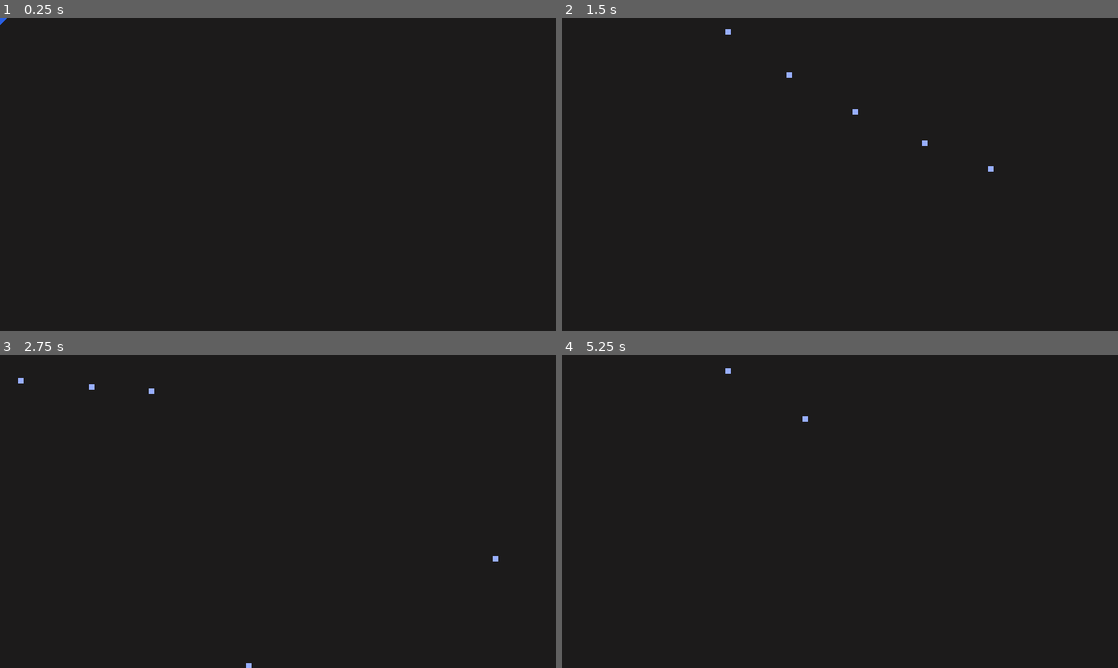
Above: before the commit, frames 1-4 (two rows, left to right).
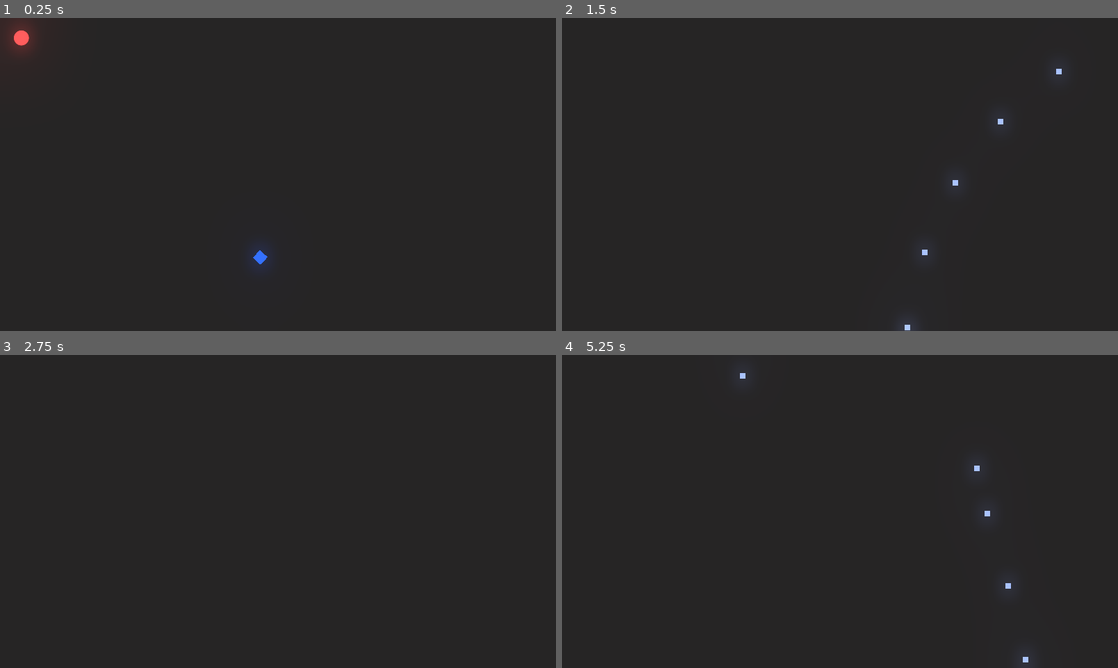
Above: after the commit, the same moments.

Repository: Talamander/unexpected-jam
Game: Godot game, scene res://Level/Arena.tscn
The game is run twice, just before and just after one commit, with the same random seed, the same clock (stepped at 60 frames per second) and the same inputs.
Inputs (mouse positions are in pixels of both pictures, inside the frame that each line leads up to):
- Up to frame 1 (0.25 s): no input
- Up to frame 2 (1.5 s): move the mouse to (962, 158) at 0.52 s; press the mouse at (962, 158) at 0.53 s; hold Right (ui_right) 0.53-1.28 s; move the mouse to (728, 190) at 1.27 s; release the mouse at (728, 190) at 1.28 s; hold Down (ui_down) from 1.28 s (still down); click (728, 190) at 1.35 s
- Up to frame 3 (2.75 s): move the mouse to (333, 442) at 2.02 s; release Down (ui_down) at 2.03 s; press the mouse at (333, 442) at 2.03 s; hold Right (ui_right) from 2.03 s (still down)
- Up to frame 4 (5.25 s): move the mouse to (812, 574) at 2.77 s; release Right (ui_right) at 2.78 s; release the mouse at (812, 574) at 2.78 s; hold Up (ui_up) 2.78-3.53 s; click (812, 574) at 2.85 s; move the mouse to (1006, 558) at 3.52 s; press the mouse at (1006, 558) at 3.53 s; hold Left (ui_left) 3.53-5.03 s; move the mouse to (673, 464) at 4.27 s; release the mouse at (673, 464) at 4.28 s; click (673, 464) at 4.35 s; move the mouse to (867, 511) at 5.02 s; press the mouse at (867, 511) at 5.03 s; hold Down (ui_down) from 5.03 s (still down)

The runs differ from the first frame. In frame 1, 1.2% of the frame differs, in the area x 0-50%, y 0-82%; in frame 2, 0.7%; in frame 3, less than 0.1%; in frame 4, 0.7%.

Commit message:
Enemy & Bloom
Added basic enemy (plus enemy parent class) and bloom to the arena

Diff:
--- /dev/null
+++ b/Enemies/BasicEnemy.gd
@@ -0,0 +1,14 @@
+extends "res://ParentClasses/Enemy.gd"
+
+export var speed = 400
+export var acceleration = 1000
+
+func _physics_process(delta):
+	if Global.player != null:
+		chase_player(delta)
+
+func chase_player(delta):
+	var direction = (Global.player.global_position - global_position).normalized()
+	motion += direction * acceleration * delta
+	motion = motion.clamped(speed)
+	motion = move_and_slide(motion)
--- /dev/null
+++ b/Enemies/BasicEnemy.tscn
@@ -0,0 +1,19 @@
+[gd_scene load_steps=5 format=2]
+
+[ext_resource path="res://ParentClasses/Enemy.tscn" type="PackedScene" id=1]
+[ext_resource path="res://Enemies/BasicEnemy.gd" type="Script" id=2]
+[ext_resource path="res://Circle.png" type="Texture" id=3]
+
+[sub_resource type="CircleShape2D" id=1]
+radius = 8.75168
+
+[node name="BasicEnemy" instance=ExtResource( 1 )]
+script = ExtResource( 2 )
+
+[node name="Sprite" parent="." index="0"]
+modulate = Color( 0.980392, 0.301961, 0.301961, 1 )
+scale = Vector2( 0.15, 0.15 )
+texture = ExtResource( 3 )
+
+[node name="CollisionShape2D" parent="." index="1"]
+shape = SubResource( 1 )
--- a/Level/Arena.tscn
+++ b/Level/Arena.tscn
@@ -1,9 +1,23 @@
-[gd_scene load_steps=3 format=2]
+[gd_scene load_steps=5 format=2]
 
 [ext_resource path="res://Player/Player.tscn" type="PackedScene" id=1]
 [ext_resource path="res://Level/Arena.gd" type="Script" id=2]
+[ext_resource path="res://Enemies/BasicEnemy.tscn" type="PackedScene" id=3]
+
+[sub_resource type="Environment" id=1]
+background_mode = 4
+glow_enabled = true
+glow_bloom = 0.15
+glow_blend_mode = 0
+glow_bicubic_upscale = true
 
 [node name="Arena" type="Node2D"]
 script = ExtResource( 2 )
 
 [node name="Player" parent="." instance=ExtResource( 1 )]
+position = Vector2( 299.546, 275.37 )
+
+[node name="WorldEnvironment" type="WorldEnvironment" parent="."]
+environment = SubResource( 1 )
+
+[node name="BasicEnemy" parent="." instance=ExtResource( 3 )]
--- /dev/null
+++ b/ParentClasses/Enemy.gd
@@ -0,0 +1,3 @@
+extends KinematicBody2D
+
+var motion = Vector2.ZERO
--- /dev/null
+++ b/ParentClasses/Enemy.tscn
@@ -0,0 +1,12 @@
+[gd_scene load_steps=2 format=2]
+
+[ext_resource path="res://ParentClasses/Enemy.gd" type="Script" id=1]
+
+[node name="Enemy" type="KinematicBody2D"]
+script = ExtResource( 1 )
+
+[node name="Sprite" type="Sprite" parent="."]
+
+[node name="CollisionShape2D" type="CollisionShape2D" parent="."]
+
+[node name="AnimationPlayer" type="AnimationPlayer" parent="."]
--- a/Player/Player.gd
+++ b/Player/Player.gd
@@ -11,6 +11,15 @@
 var speed = 500
 var acceleration = 4000
 var motion = Vector2.ZERO
+
+#This function runs on the load
+func _ready():
+	#Sets the global.gd (singleton) var player to self. So enemies can reference it
+	Global.player = self
+
+#This function runs when the player is destroyed
+func _exit_tree():
+	Global.player = null
 
 #Runs every tick
 func _physics_process(delta):
--- a/Player/Player.tscn
+++ b/Player/Player.tscn
@@ -1,7 +1,10 @@
-[gd_scene load_steps=3 format=2]
+[gd_scene load_steps=4 format=2]
 
 [ext_resource path="res://Player/Square.png" type="Texture" id=1]
 [ext_resource path="res://Player/Player.gd" type="Script" id=2]
+
+[sub_resource type="RectangleShape2D" id=1]
+extents = Vector2( 4, 4 )
 
 [node name="Player" type="KinematicBody2D"]
 modulate = Color( 0.27451, 0.545098, 0.890196, 1 )
@@ -13,6 +16,10 @@
 scale = Vector2( 0.5, 0.5 )
 texture = ExtResource( 1 )
 
+[node name="CollisionShape2D" type="CollisionShape2D" parent="."]
+visible = false
+shape = SubResource( 1 )
+
 [node name="FireRate" type="Timer" parent="."]
 wait_time = 0.1
 one_shot = true
--- a/Singletons/Global.gd
+++ b/Singletons/Global.gd
@@ -1,4 +1,6 @@
 extends Node
+
+var player = null
 
 #Singleton for instancing scenes within a scene. ex: playerBullet
 func instance_scene_on_main(scene, position):
